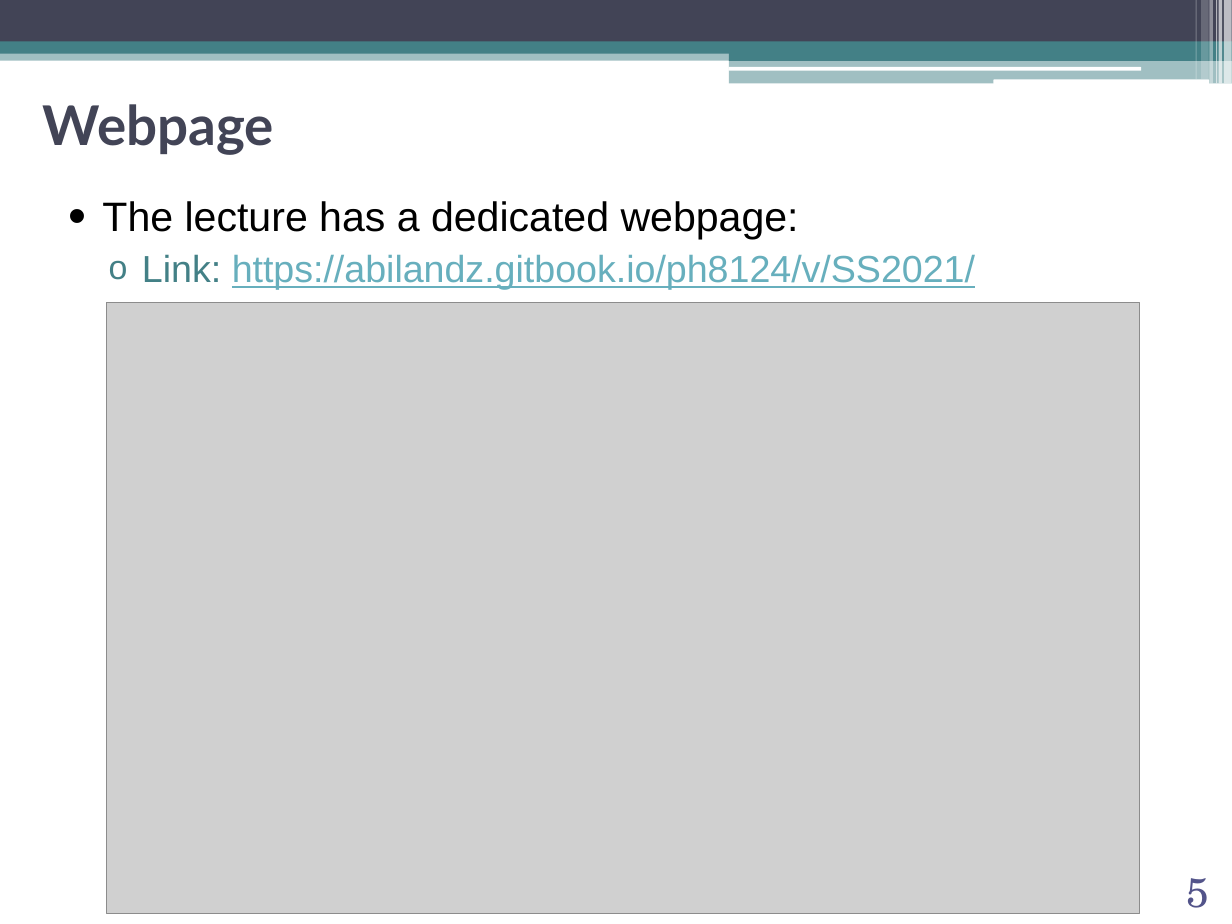
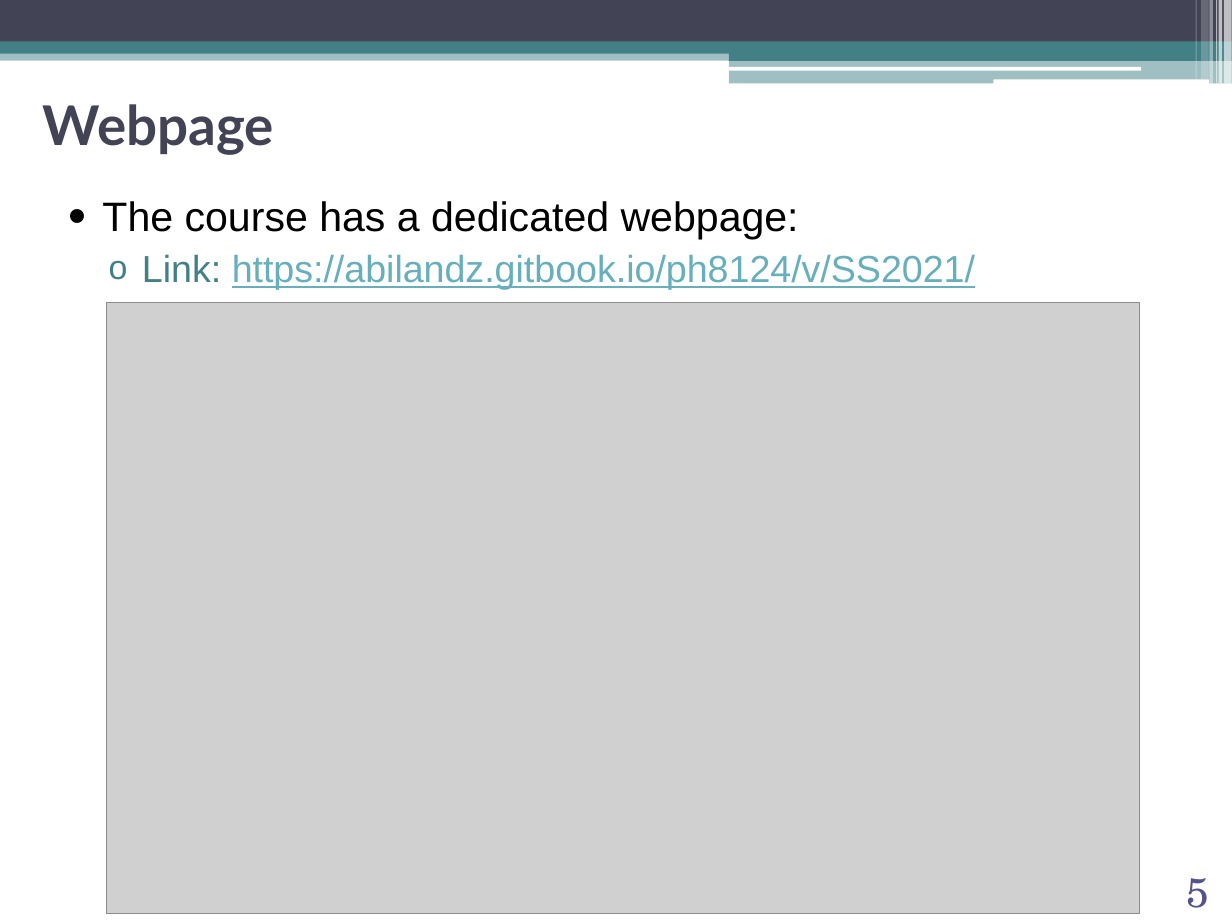
Before and after one commit to abilandz/PH8124, a slide deck: slide 5 of Lecture_1/ABilandzic_PH8124_SS2021.pptx. Drawn at 1232x924 pixels with LibreOffice and Linux fonts; fonts in the diff are those of the drawing; grey boxes stand for pictures; background and template pictures are left out. Boxes give left, top, right and bottom in pixels: in the first picture for what was removed or moved away, otherwise in the second. Text is boxed around its words. In the diff, an @@ line names an element or a change of style, - is before the commit and + after.

```diff
--- a/Lecture_1/ABilandzic_PH8124_SS2021.pptx
+++ b/Lecture_1/ABilandzic_PH8124_SS2021.pptx
@@ text at [102, 201, 799, 240]: text changed @@
-• The lecture has a dedicated webpage:
+• The course has a dedicated webpage:
```
Also in this commit, not shown: 12 other slides changed, 1 other file.
